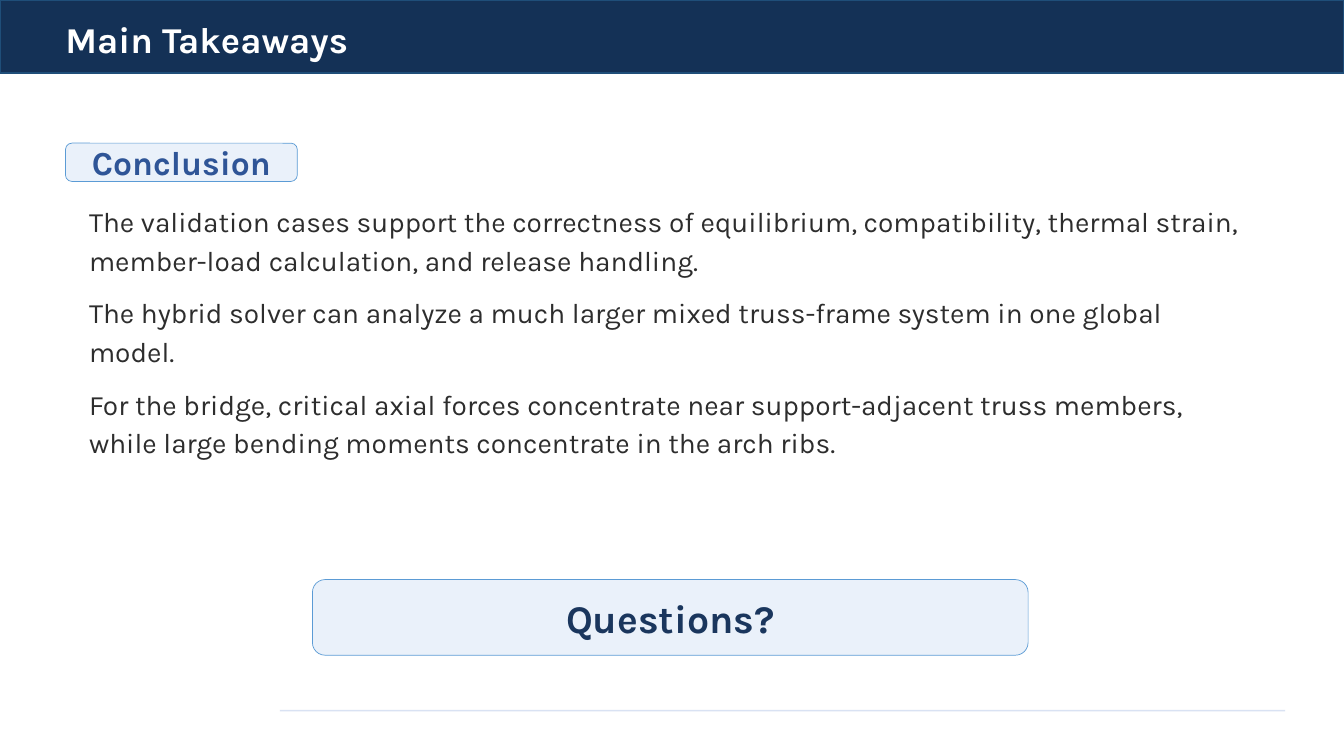
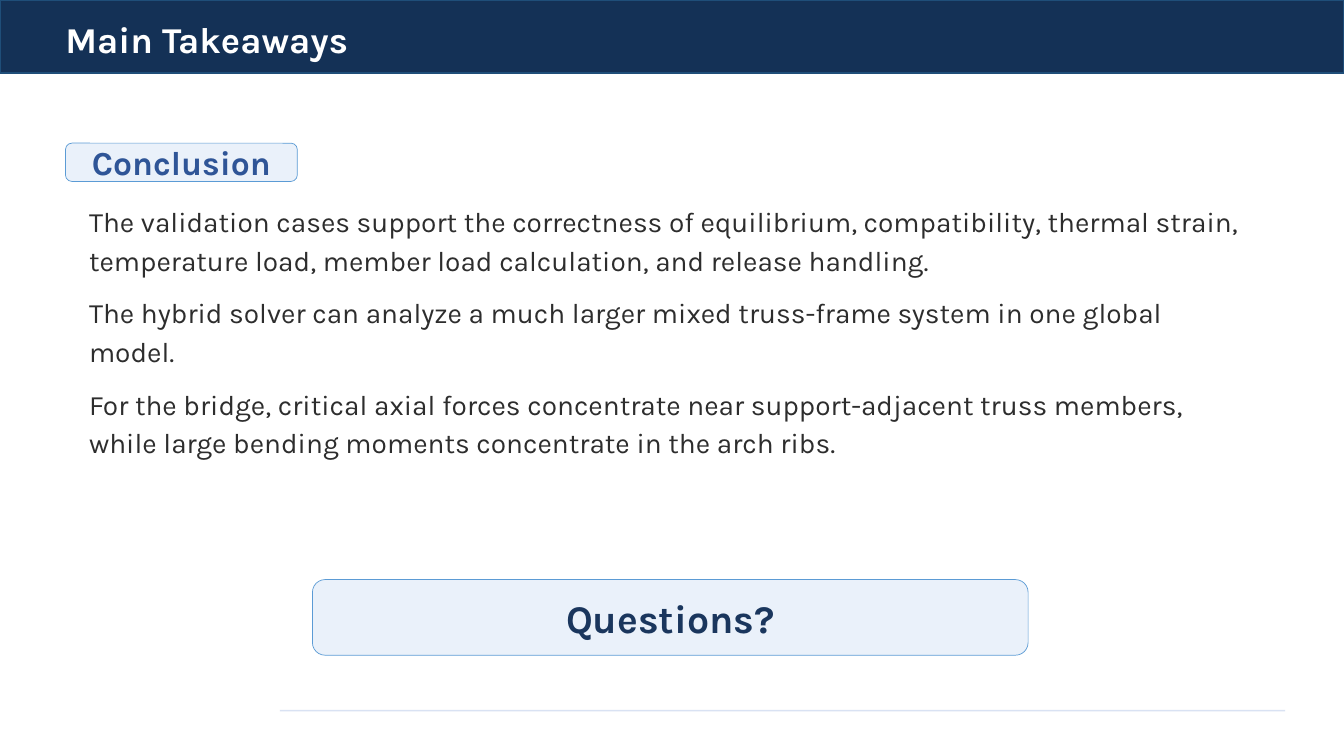
Before and after one commit to yousertin/MSA-Project, a slide deck: slide 12 of presentation/MSA_Project_Presentation.pptx. Drawn at 1344x756 pixels with LibreOffice and Linux fonts; fonts in the diff are those of the drawing; background and template pictures are left out. Boxes give left, top, right and bottom in pixels: in the first picture for what was removed or moved away, otherwise in the second. Text is boxed around its words. In the diff, an @@ line names an element or a change of style, - is before the commit and + after.

```diff
--- a/presentation/MSA_Project_Presentation.pptx
+++ b/presentation/MSA_Project_Presentation.pptx
@@ text at box(89, 212, 1238, 278): text changed @@
-The validation cases support the correctness of equilibrium, compatibility, thermal strain, member-load calculation, and release handling.
+The validation cases support the correctness of equilibrium, compatibility, thermal strain, temperature load, member load calculation, and release handling.
```
Also in this commit, not shown: 3 other slides changed, 25 other files.
